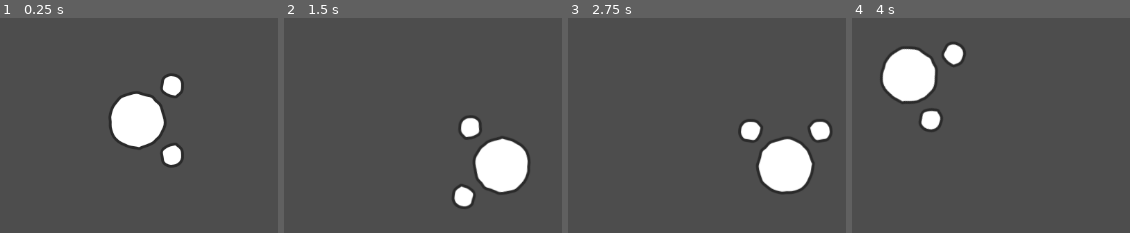
Above: before the commit, frames 1-4 (left to right).
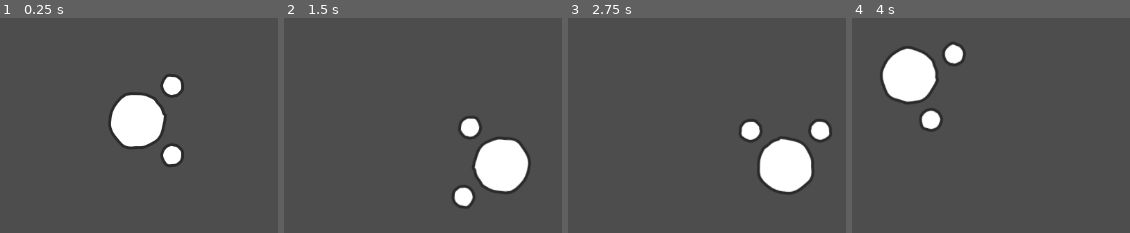
Above: after the commit, the same moments.

Repository: Josephblt/alchromist
Game: Godot game, scene res://scenes/character/player.tscn
Two runs of this game, one before a commit and one after it. Both use one fixed random seed, a clock stepped at 60 frames per second and the inputs below. The project has no main scene, so this scene is started directly.
Inputs (mouse positions are in pixels of both pictures, inside the frame that each line leads up to):
- Up to frame 1 (0.25 s): no input
- Up to frame 2 (1.5 s): tap Enter at 0.5 s; move the mouse to (outside the picture) at 0.52 s; press the mouse at (outside the picture) at 0.53 s; hold Right (Move Right) 0.53-1.28 s; tap Space at 1.25 s; move the mouse to (outside the picture) at 1.27 s; release the mouse at (outside the picture) at 1.28 s; hold Down (Move Down) from 1.28 s (still down); right-click (outside the picture) at 1.35 s
- Up to frame 3 (2.75 s): tap Enter at 2 s; move the mouse to (784, 22) at 2.02 s; release Down (Move Down) at 2.03 s; press the mouse at (784, 22) at 2.03 s; hold Right (Move Right) from 2.03 s (still down)
- Up to frame 4 (4 s): tap Space at 2.75 s; move the mouse to (949, 209) at 2.77 s; release Right (Move Right) at 2.78 s; release the mouse at (949, 209) at 2.78 s; hold Up (Move Up) 2.78-3.53 s; right-click (949, 209) at 2.85 s; tap Enter at 3.5 s; move the mouse to (outside the picture) at 3.52 s; press the mouse at (outside the picture) at 3.53 s; hold Left (Move Left) from 3.53 s (still down)

The runs differ from the first frame. In frame 1, 0.6% of the frame differs, in the area x 39-66%, y 26-69%; in frame 2, 0.6%; in frame 3, 0.6%; in frame 4, 0.6%, in the area x 10-40%, y 11-53%.

Commit message:
Fix for camera limit calculations.

Diff:
--- a/scripts/character/player.gd
+++ b/scripts/character/player.gd
@@ -7,6 +7,7 @@
 
 
 func _ready() -> void:
+	super._ready()
 	_adjust_camera_limits()
 
 
@@ -29,9 +30,10 @@
 
 	for layer in level_layers:
 		var rect: Rect2i = layer.get_used_rect()
+		var size = layer.tile_set.tile_size
 
-		min_pos = Vector2i(min(min_pos.x, rect.position.x), min(min_pos.y, rect.position.y))
-		max_pos = Vector2i(max(max_pos.x, rect.end.x), max(max_pos.y, rect.end.y))
+		min_pos = Vector2i(min(min_pos.x, rect.position.x), min(min_pos.y, rect.position.y)) * size
+		max_pos = Vector2i(max(max_pos.x, rect.end.x), max(max_pos.y, rect.end.y)) * size
 
 	camera.limit_left = min_pos.x
 	camera.limit_top = min_pos.y
